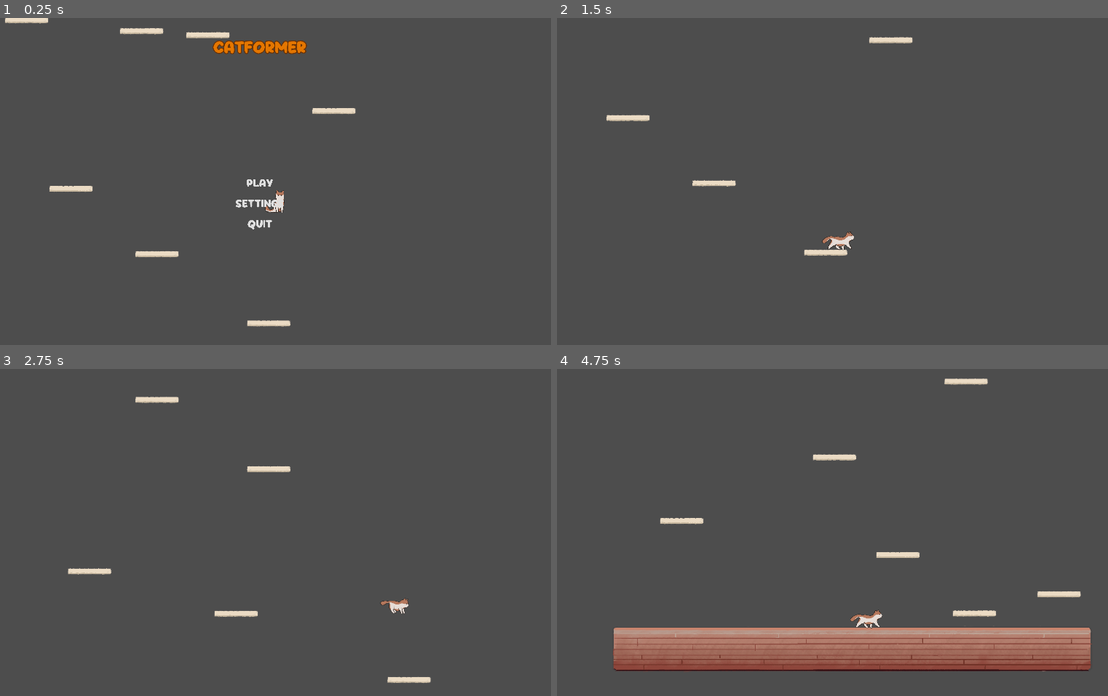
Above: before the commit, frames 1-4 (two rows, left to right).
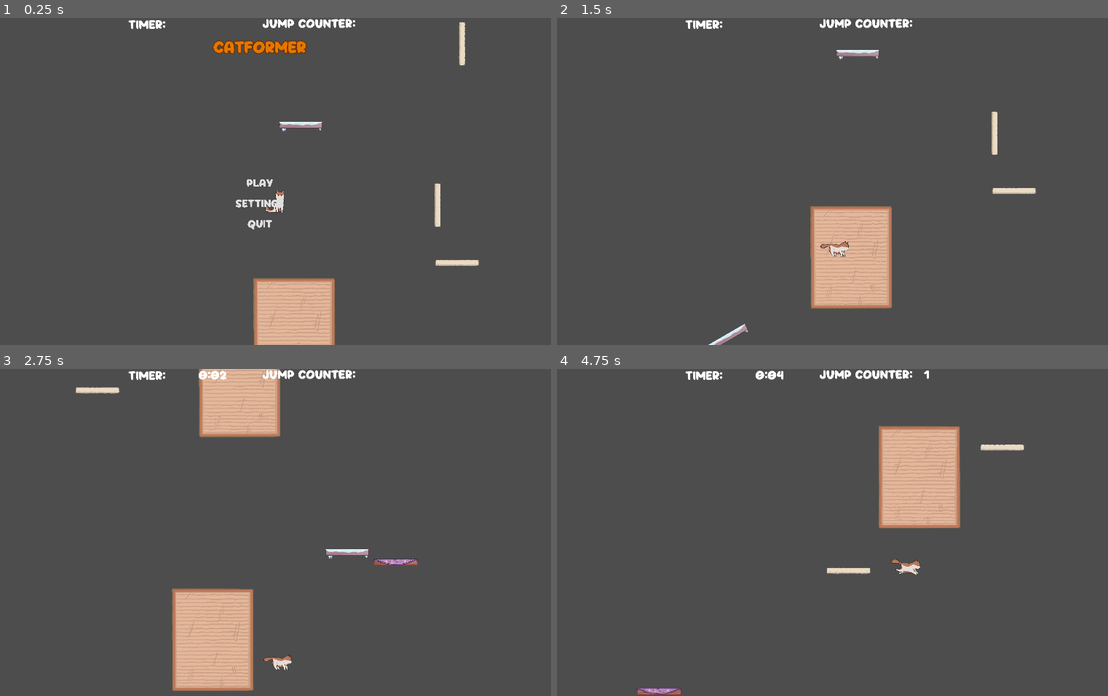
Above: after the commit, the same moments.

Repository: speedacm/Game-Dev-Catformer
Game: Godot game, scene res://Scenes/main.tscn
The game is run twice, just before and just after one commit, with the same random seed, the same clock (stepped at 60 frames per second) and the same inputs.
Inputs (mouse positions are in pixels of both pictures, inside the frame that each line leads up to):
- Up to frame 1 (0.25 s): no input
- Up to frame 2 (1.5 s): click "Play" at 0.5 s; move the mouse to (942, 165) at 1.27 s; press the mouse at (942, 165) at 1.28 s; hold D (right) from 1.28 s (still down)
- Up to frame 3 (2.75 s): tap C (c) at 1.55 s; release D (right) at 2 s; release the mouse at (385, 516) at 2 s; drag from (143, 548) to (231, 597) at 2.02 s
- Up to frame 4 (4.75 s): move the mouse to (876, 460) at 2.77 s; hold A (left) 2.78-3.5 s; hold Ctrl (hold) 2.78-3.5 s; click (876, 460) at 3.05 s; drag from (788, 597) to (639, 483) at 3.52 s; move the mouse to (992, 581) at 4.27 s; hold D (right) from 4.28 s (still down); hold Ctrl (hold) from 4.28 s (still down); tap C (c) at 4.35 s; click (992, 581) at 4.42 s

The runs differ from the first frame. In frame 1, 4.8% of the frame differs, in the area x 0-87%, y 0-100%; in frame 2, 6.0%; in frame 3, 9.3%; in frame 4, 18%, in the area x 10-98%, y 0-100%.

Commit message:
Dw not-final changes lul (#35)
* level design and other

* half fixed bug

Diff:
--- a/Scenes/Cat.tscn
+++ b/Scenes/Cat.tscn
@@ -4,9 +4,8 @@
 [ext_resource type="PackedScene" uid="uid://bdhgxihnvqm3e" path="res://Scenes/kineplayer.tscn" id="3_ve8hx"]
 [ext_resource type="PackedScene" uid="uid://bolikhkndwuga" path="res://Scenes/trajectory.tscn" id="4_0du1n"]
 
-[sub_resource type="Gradient" id="Gradient_0m15u"]
-offsets = PackedFloat32Array(0, 0.524229, 0.993392, 1)
-colors = PackedColorArray(1, 1, 1, 1, 1, 1, 1, 0.831017, 1, 1, 1, 0.559471, 1, 1, 1, 0)
+[sub_resource type="Gradient" id="Gradient_x38h8"]
+colors = PackedColorArray(1, 1, 1, 1, 1, 1, 1, 0)
 
 [node name="Cat" type="Node2D"]
 z_index = 2
@@ -17,8 +16,7 @@
 vel_multiplier = 2.0
 
 [node name="player" parent="." instance=ExtResource("3_ve8hx")]
-position = Vector2(0, -3000)
 
 [node name="Trajectory" parent="." instance=ExtResource("4_0du1n")]
-gradient = SubResource("Gradient_0m15u")
+gradient = SubResource("Gradient_x38h8")
 texture_mode = 2
--- a/Scenes/dragline.tscn
+++ b/Scenes/dragline.tscn
@@ -3,5 +3,8 @@
 [ext_resource type="Script" path="res://Scripts/dragline.gd" id="1_i5p7v"]
 
 [node name="dragline" type="Line2D"]
+visible = false
 points = PackedVector2Array(0, 0, 0, 0)
+width = 2.0
+default_color = Color(1, 1, 1, 0.188235)
 script = ExtResource("1_i5p7v")
--- a/Scenes/kineplayer.tscn
+++ b/Scenes/kineplayer.tscn
@@ -102,6 +102,7 @@
 
 [node name="Player" type="CharacterBody2D"]
 z_index = 2
+position = Vector2(0, -16000)
 script = ExtResource("1_n43a3")
 
 [node name="Sprite2D" type="Sprite2D" parent="."]
--- /dev/null
+++ b/Scenes/level_2.tscn
@@ -0,0 +1,94 @@
+[gd_scene load_steps=7 format=3 uid="uid://oq3ifdx0g0si"]
+
+[ext_resource type="PackedScene" uid="uid://cxuchcpo4q2cs" path="res://Scenes/platform.tscn" id="1_2uu0x"]
+[ext_resource type="PackedScene" uid="uid://bichttx25c1lw" path="res://Scenes/lowfric.tscn" id="2_qhm5k"]
+[ext_resource type="PackedScene" uid="uid://h32gt51wlunb" path="res://Scenes/scratch_pad.tscn" id="3_e1lhf"]
+[ext_resource type="PackedScene" uid="uid://ckbt8x02s0o6u" path="res://Scenes/width_guide.tscn" id="4_0t7mk"]
+[ext_resource type="PackedScene" uid="uid://br1drugah1lkp" path="res://Scenes/jumpguide.tscn" id="4_6ki0e"]
+[ext_resource type="PackedScene" uid="uid://cdqydwartk8a6" path="res://Scenes/highfric.tscn" id="6_ieauc"]
+
+[node name="level 2" type="Node2D"]
+
+[node name="Scratch Pad3" parent="." instance=ExtResource("3_e1lhf")]
+position = Vector2(-436, -3187)
+
+[node name="Scratch Pad2" parent="." instance=ExtResource("3_e1lhf")]
+position = Vector2(486, -2447)
+
+[node name="platform2" parent="." instance=ExtResource("1_2uu0x")]
+position = Vector2(82, -3)
+
+[node name="Scratch Pad" parent="." instance=ExtResource("3_e1lhf")]
+position = Vector2(550, -622)
+
+[node name="WidthGuide" parent="." instance=ExtResource("4_0t7mk")]
+position = Vector2(-751, -2)
+
+[node name="platform3" parent="." instance=ExtResource("1_2uu0x")]
+position = Vector2(1096, -817)
+
+[node name="Node2D" parent="." instance=ExtResource("4_6ki0e")]
+position = Vector2(1213, -8516)
+
+[node name="platform4" parent="." instance=ExtResource("1_2uu0x")]
+position = Vector2(1659, -1642)
+
+[node name="platform5" parent="." instance=ExtResource("1_2uu0x")]
+position = Vector2(-962, -1636)
+
+[node name="lowfricplat" parent="." instance=ExtResource("2_qhm5k")]
+position = Vector2(-444, -2789)
+
+[node name="platform6" parent="." instance=ExtResource("1_2uu0x")]
+position = Vector2(-1316, -2426)
+
+[node name="lowfricplat2" parent="." instance=ExtResource("2_qhm5k")]
+position = Vector2(449, -3765)
+
+[node name="highfricplat" parent="." instance=ExtResource("6_ieauc")]
+position = Vector2(769, -3698)
+
+[node name="platform7" parent="." instance=ExtResource("1_2uu0x")]
+position = Vector2(742, -5387)
+
+[node name="platform8" parent="." instance=ExtResource("1_2uu0x")]
+position = Vector2(-1198, -4833)
+
+[node name="lowfricplat3" parent="." instance=ExtResource("2_qhm5k")]
+position = Vector2(-714, -5945)
+rotation = -0.525967
+
+[node name="Scratch Pad4" parent="." instance=ExtResource("3_e1lhf")]
+position = Vector2(101, -6470)
+
+[node name="platform9" parent="." instance=ExtResource("1_2uu0x")]
+position = Vector2(1174, -6907)
+
+[node name="Scratch Pad5" parent="." instance=ExtResource("3_e1lhf")]
+position = Vector2(-260, -4864)
+
+[node name="platform10" parent="." instance=ExtResource("1_2uu0x")]
+position = Vector2(1041, -7286)
+rotation = 1.5708
+
+[node name="platform11" parent="." instance=ExtResource("1_2uu0x")]
+position = Vector2(1203, -8352)
+rotation = 1.5708
+
+[node name="lowfricplat4" parent="." instance=ExtResource("2_qhm5k")]
+position = Vector2(143, -7820)
+
+[node name="platform12" parent="." instance=ExtResource("1_2uu0x")]
+position = Vector2(-1656, -9243)
+rotation = -3.14159
+
+[node name="Scratch Pad6" parent="." instance=ExtResource("3_e1lhf")]
+position = Vector2(-784, -9704)
+
+[node name="platform13" parent="." instance=ExtResource("1_2uu0x")]
+position = Vector2(-461, -9972)
+rotation = 1.5708
+
+[node name="platform14" parent="." instance=ExtResource("1_2uu0x")]
+position = Vector2(-473, -9384)
+rotation = 1.5708
--- a/Scenes/main.tscn
+++ b/Scenes/main.tscn
@@ -1,8 +1,10 @@
-[gd_scene load_steps=4 format=3 uid="uid://1n7w55oq1quq"]
+[gd_scene load_steps=6 format=3 uid="uid://1n7w55oq1quq"]
 
 [ext_resource type="PackedScene" uid="uid://boo4b1j3w2q34" path="res://Scenes/Cat.tscn" id="1_6nmq3"]
 [ext_resource type="PackedScene" uid="uid://bv5iafq5y71bk" path="res://Scenes/map.tscn" id="2_faqfv"]
 [ext_resource type="PackedScene" uid="uid://dfqajoqvr05i8" path="res://Scenes/ui/main_menu.tscn" id="3_hpv0y"]
+[ext_resource type="PackedScene" uid="uid://8t3nkhq5682t" path="res://Scenes/ui/ui.tscn" id="4_16v5a"]
+[ext_resource type="PackedScene" uid="uid://oq3ifdx0g0si" path="res://Scenes/level_2.tscn" id="5_woty0"]
 
 [node name="Main" type="Node2D"]
 
@@ -13,3 +15,8 @@
 position = Vector2(-657, -227)
 
 [node name="main_menu" parent="." instance=ExtResource("3_hpv0y")]
+
+[node name="UI" parent="." instance=ExtResource("4_16v5a")]
+
+[node name="level 2" parent="." instance=ExtResource("5_woty0")]
+position = Vector2(10, -8698)
--- a/Scenes/map.tscn
+++ b/Scenes/map.tscn
@@ -1,11 +1,12 @@
-[gd_scene load_steps=7 format=3 uid="uid://bv5iafq5y71bk"]
+[gd_scene load_steps=8 format=3 uid="uid://bv5iafq5y71bk"]
 
 [ext_resource type="PackedScene" uid="uid://cxuchcpo4q2cs" path="res://Scenes/platform.tscn" id="2_kcbli"]
-[ext_resource type="Texture2D" uid="uid://b1j40utw4anm1" path="res://Asset_Pack/statics/Screenshot 2023-10-04 at 6.39.47 PM.png" id="2_wne3f"]
+[ext_resource type="Texture2D" uid="uid://c2kfms1wh23nx" path="res://Asset_Pack/statics/Screenshot 2023-10-04 at 6.39.47 PM.png" id="2_wne3f"]
 [ext_resource type="PackedScene" uid="uid://cnjh6epg3xgit" path="res://Scenes/floor.tscn" id="3_7brpr"]
 [ext_resource type="PackedScene" uid="uid://br1drugah1lkp" path="res://Scenes/jumpguide.tscn" id="4_4jxh7"]
 [ext_resource type="PackedScene" uid="uid://bichttx25c1lw" path="res://Scenes/lowfric.tscn" id="5_q510l"]
 [ext_resource type="PackedScene" uid="uid://cdqydwartk8a6" path="res://Scenes/highfric.tscn" id="6_hdb2k"]
+[ext_resource type="PackedScene" uid="uid://ckbt8x02s0o6u" path="res://Scenes/width_guide.tscn" id="7_o437w"]
 
 [node name="Level1" type="Node2D"]
 
@@ -105,3 +106,6 @@
 [node name="lowfricplat5" parent="." instance=ExtResource("5_q510l")]
 position = Vector2(-140, -7624)
 scale = Vector2(0.943394, 1)
+
+[node name="WidthGuide" parent="." instance=ExtResource("7_o437w")]
+position = Vector2(15, 0)
--- /dev/null
+++ b/Scenes/ui/ui.tscn
@@ -0,0 +1,58 @@
+[gd_scene load_steps=4 format=3 uid="uid://8t3nkhq5682t"]
+
+[ext_resource type="FontFile" uid="uid://ddporor6kghk5" path="res://Scenes/ui/Puffy-gxW55.otf" id="1_3n75p"]
+[ext_resource type="Script" path="res://Scripts/ui.gd" id="1_aayaa"]
+
+[sub_resource type="Theme" id="Theme_lk6nl"]
+default_font = ExtResource("1_3n75p")
+default_font_size = 90
+
+[node name="UI" type="CanvasLayer"]
+script = ExtResource("1_aayaa")
+
+[node name="Timer" type="Timer" parent="."]
+
+[node name="TimerLabel" type="Label" parent="."]
+offset_left = 1053.0
+offset_top = 14.0
+offset_right = 1320.0
+offset_bottom = 88.0
+theme = SubResource("Theme_lk6nl")
+text = "Timer:
+"
+
+[node name="JumpCounterLabel" type="Label" parent="."]
+offset_left = 1935.0
+offset_top = 7.0
+offset_right = 2408.0
+offset_bottom = 50.0
+theme_override_fonts/font = ExtResource("1_3n75p")
+theme_override_font_sizes/font_size = 90
+text = "Jump Counter:
+
+"
+
+[node name="TimerOut" type="Label" parent="."]
+offset_left = 1513.0
+offset_top = 11.0
+offset_right = 1780.0
+offset_bottom = 97.0
+theme = SubResource("Theme_lk6nl")
+theme_override_font_sizes/font_size = 90
+text = "
+
+"
+
+[node name="JumpOut" type="Label" parent="."]
+offset_left = 2625.0
+offset_top = 7.0
+offset_right = 3098.0
+offset_bottom = 136.0
+theme_override_fonts/font = ExtResource("1_3n75p")
+theme_override_font_sizes/font_size = 90
+text = "
+
+
+"
+
+[connection signal="timeout" from="Timer" to="." method="_on_timer_timeout"]
--- /dev/null
+++ b/Scenes/width_guide.tscn
@@ -0,0 +1,10 @@
+[gd_scene load_steps=2 format=3 uid="uid://ckbt8x02s0o6u"]
+
+[sub_resource type="RectangleShape2D" id="RectangleShape2D_shq4x"]
+size = Vector2(3492.5, 20)
+
+[node name="WidthGuide" type="Node2D"]
+
+[node name="CollisionShape2D" type="CollisionShape2D" parent="."]
+position = Vector2(777.75, 0)
+shape = SubResource("RectangleShape2D_shq4x")
--- a/Scripts/Trajectory.gd
+++ b/Scripts/Trajectory.gd
@@ -2,7 +2,8 @@
 
 @onready var player = get_parent().get_node("player")
 @onready var dragline = get_parent().get_node("dragline")
-var max_points = 200
+var max_points = 60
+
 
 func update_trajectory(delta):
 	clear_points()
@@ -39,5 +40,6 @@
 		show()
 		update_trajectory(delta)
 	else:
+		dragline.visible = false
 		hide()
 	pass
--- a/Scripts/dragline.gd
+++ b/Scripts/dragline.gd
@@ -1,39 +1,48 @@
 extends Line2D
 
-# onready is now an annotation in godot 4!
 @onready var player := get_parent().get_node("player")
+@onready var ui := get_parent().get_parent().get_node('UI')
+@export var vel_multiplier := 1.5
+@export var vel_length_max := 2000
+
 var vec_start := Vector2.ZERO # starting point of dragline
 var vec_fin := Vector2.ZERO # ending point of dragline
 var jump_attempt = false
 var hopping = false
-@export var vel_multiplier := 1.5
-@export var vel_length_max := 2000
-# @export var vel_max_modifer := 30
+var falling = false
+
+signal jumped()
+
+func _process(delta):
+	JumpCancel()
+
+
+func _ready():
+	connect("jumped", ui._on_jump)
+
 
 func _input(event: InputEvent) -> void:
 	if player.is_on_floor() || player.canwalljump == true:
+
 		if Input.is_action_just_pressed("Click"):
 			jump_attempt = true
 			show()
-			#vec_start = get_global_mouse_position()
 			vec_start = get_viewport().get_mouse_position()
-			#points[0] = vec_start
+
 		if Input.is_action_pressed("Click"): #while holding down mouse button
-			#vec_fin = get_global_mouse_position()
 			vec_fin = get_viewport().get_mouse_position()
-			#points[1] = vec_fin
+
 		if Input.is_action_just_released("Click") and jump_attempt == true:
 			jump_attempt = false
 			player.canwalljump = false
 			var velAdjust
 			var vel = ((vec_start - vec_fin) * vel_multiplier)
+			emit_signal("jumped")
 
 			if(player.get_last_slide_collision() != null):
 				velAdjust = player.get_last_slide_collision().get_collider_velocity()
 			else:
 				velAdjust = Vector2(0, 0)
-
-
 			# Ensure the velocity doesn't exceed vel_length_max
 			if vel.length() > vel_length_max:
 				player.velocity = (vel.normalized() * vel_length_max) - velAdjust # fix this rate of slow down (way too harsh rn)
@@ -41,5 +50,17 @@
 			else:
 					player.velocity = (vel) - velAdjust
 			hide()
-		if Input.is_action_just_pressed("c"):
-			jump_attempt = false
+
+		JumpCancel()
+
+func JumpCancel():
+	if Input.is_action_just_pressed("c") || falling:
+		jump_attempt = false
+	hide()
+
+
+func _on_falling():
+	print("falling")
+	jump_attempt = false
+	visible = false
+	hide()
--- a/Scripts/kineplayer.gd
+++ b/Scripts/kineplayer.gd
@@ -17,6 +17,12 @@
 var exiting = false
 var smallHopping = false
 
+signal falling()
+
+func _ready():
+	connect('falling', dragline._on_falling)
+
+
 #Executes Every Frame
 func _physics_process(delta):
 
@@ -34,6 +40,7 @@
 		Hold()
 
 		AnimatePlayer()
+
 
 
 
@@ -117,6 +124,8 @@
 func Fall(delta):
 	if not is_on_floor():
 		velocity.y += gravity * delta
+		if not canwalljump:
+			emit_signal('falling')
 
 
 func resetSprite():
--- /dev/null
+++ b/Scripts/ui.gd
@@ -0,0 +1,39 @@
+extends CanvasLayer
+
+@onready var timer = get_node('Timer')
+@onready var timerOut = get_node('TimerOut')
+@onready var jumpCounterOut = get_node('JumpOut')
+@onready var player = get_parent().get_node('Cat').get_node('player')
+
+@onready var secCount = 0
+@onready var minCount = 0
+@onready var started = false
+@onready var jumpCounter = 0
+
+
+# Called when the node enters the scene tree for the first time.
+func _ready():
+	pass
+
+# Called every frame. 'delta' is the elapsed time since the previous frame.
+func _process(delta):
+	if not player.sleeping && started == false:
+		timer.start()
+		started = true
+	pass
+
+
+func _on_timer_timeout():
+	secCount += 1
+	if secCount == 60:
+		minCount += 1
+		secCount = 0
+	timerOut.text = "%d" % minCount + ":%02d" % secCount
+	pass # Replace with function body.
+
+func _on_jump():
+	jumpCounter += 1
+	jumpCounterOut.text = str(jumpCounter)
+
+
+	# string formatting:::  var result = "The sum of %d and %d is %d." % (a, b, a + b)
Not shown: 1 places in Scenes/kineplayer.tscn that only renumber resources
Not shown: 1 places in Scenes/ui/themes/theme_one.tres that only renumber resources
